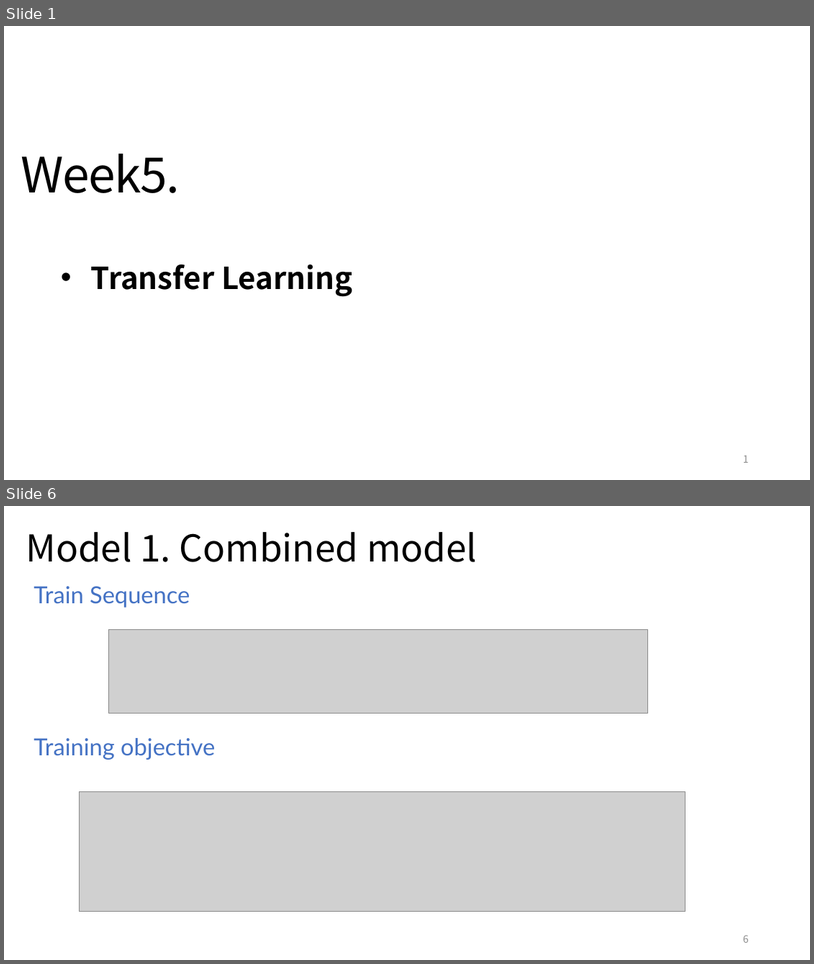
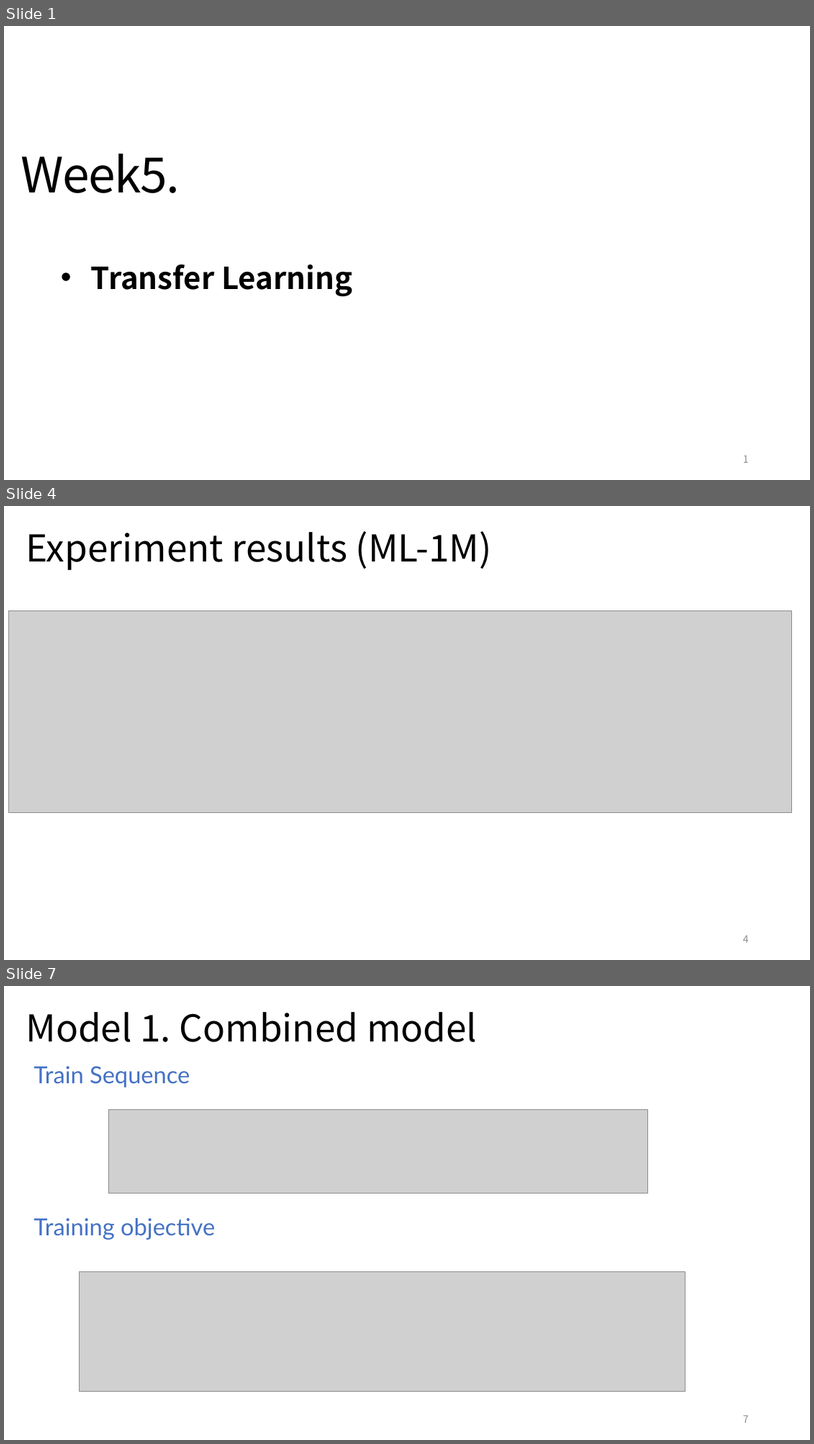
Before and after one commit to YunlongLin0125/Recommender-System, a slide deck: week5/Dissertation_5.pptx. Shown one above the other, each under a label of ours: slides 1 and 6 before the commit, slides 1, 4 and 7 after it; the slides between them are not shown. The pictures are 814x964 and 814x1444 pixels, drawn with LibreOffice and Linux fonts; fonts in the diff are those of the drawing; grey boxes stand for pictures. Boxes give left, top, right and bottom in pixels: in the first picture for what was removed or moved away, otherwise in the second. Text is boxed around its words. In the diff, an @@ line names an element or a change of style, - is before the commit and + after.

```diff
--- a/week5/Dissertation_5.pptx
+++ b/week5/Dissertation_5.pptx
@@ slide 4 added at [4,506,810,960], background #FFFFFF @@
@@ title added at [26,531,492,570], 44 pt, text #000000 @@
+Experiment results (ML-1M)
@@ picture added at [9,611,792,813] @@
@@ page number added at [743,935,749,942], 12 pt, text #8C8C8C @@
+4
@@ what was slide 6 is now slide 7 @@
@@ page number at [743,1415,749,1422]: text changed @@
-6
+7
```
Also in this commit, not shown: 1 slide changed, 3 other slides added, 3 slides removed, 3 other files.
